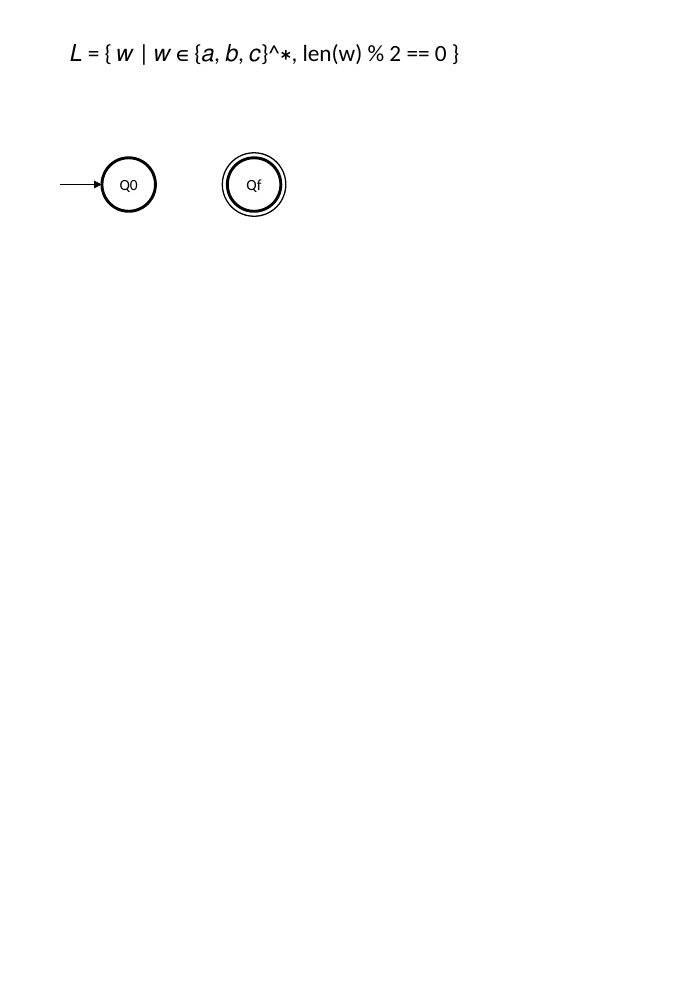
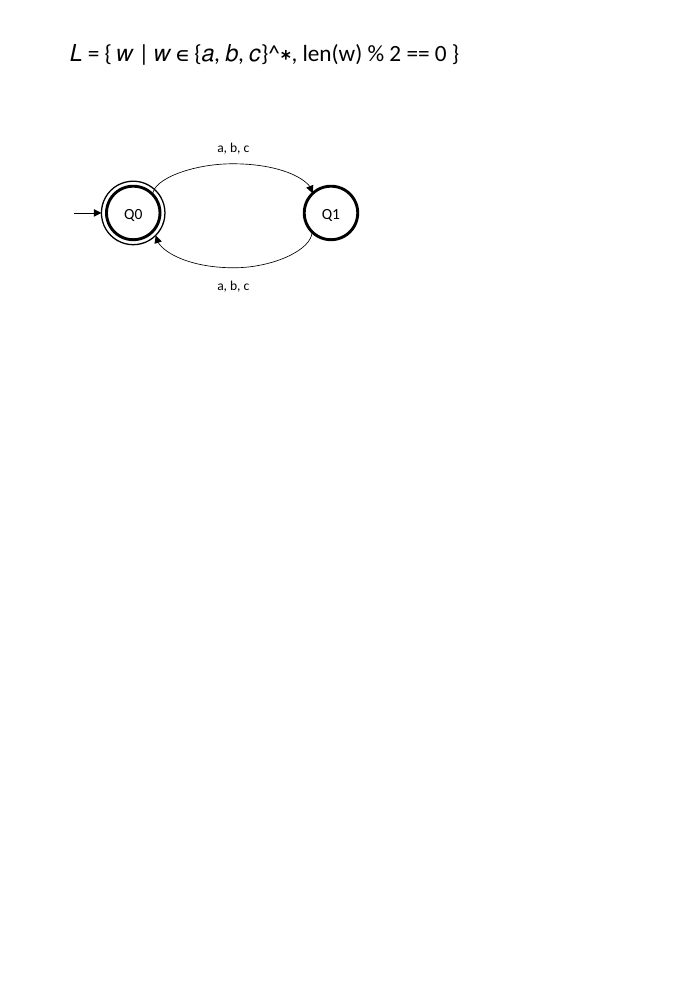
Before and after one commit to Amin-MAG/TLA, a slide deck: slide 1 of Diagrams/Diagrams.pptx. Drawn at 698x1008 pixels with LibreOffice and Linux fonts; fonts in the diff are those of the drawing. Boxes give left, top, right and bottom in pixels: in the first picture for what was removed or moved away, otherwise in the second. Text is boxed around its words. In the diff, an @@ line names an element or a change of style, - is before the commit and + after.

```diff
--- a/Diagrams/Diagrams.pptx
+++ b/Diagrams/Diagrams.pptx
@@ text added at bbox=[217, 142, 250, 154], 10.5 pt, text #000000 @@
+a, b, c
@@ curved arrow added from (153, 195) to (313, 194), #000000 0.5 pt @@
@@ ellipse removed at bbox=[227, 158, 281, 212] @@
-Qf
@@ ellipse: place and size @@
-ellipse at bbox=[222, 153, 286, 216]
+ellipse at bbox=[101, 181, 165, 245]
@@ ellipse "Q0": place and size @@
-ellipse "Q0" at bbox=[102, 158, 156, 212]
+ellipse "Q0" at bbox=[106, 186, 160, 240]
@@ ellipse added at bbox=[304, 186, 358, 240], outline #000000 2.25 pt, 12 pt, text #000000 @@
+Q1
@@ arrow moved from (60, 184) - (102, 184) to (74, 213) - (101, 213) @@
@@ curved arrow added from (312, 232) to (155, 235), #000000 0.5 pt @@
@@ text added at bbox=[217, 280, 250, 292], 10.5 pt, text #000000 @@
+a, b, c
```
Also in this commit, not shown: 4 other slides changed, 11 other files.
